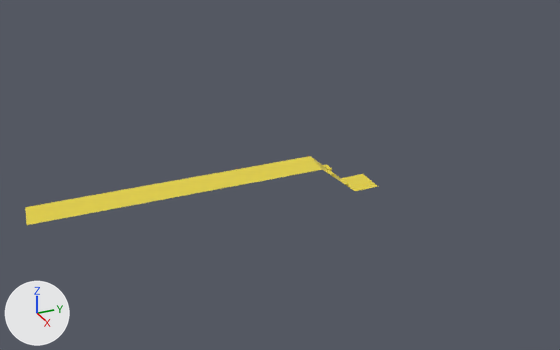
An edit to the glTF model public/assets/models/world/Level4World.glb, drawn before and after from the same camera.
The view is the same before and after, from a 50 mm camera at (685.0, -414.0, 370.0) aimed at (-14.0, -100.0, 20.0). Every picture has the same lights, and +X, +Y and +Z are marked at lower left. Where no turn or scale is listed for an object, it has been applied to the vertices. Vertices at the same position are counted once.

Names of what the first picture shows: 'Floor'.
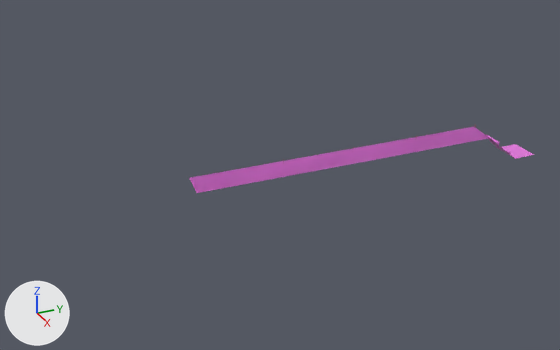
Patch to the scene script:
```diff
--- a/public/assets/models/world/Level4World.glb.py
+++ b/public/assets/models/world/Level4World.glb.py
@@ mat_verde @@
 mat_verde = principled_material('Verde')
-mat_verde.base_color = (0.801, 0.654, 0.0548)  # yellow #e7d342
+mat_verde.base_color = (0.802, 0.18, 0.748)  # pink #e776e0
@@ me_floor @@
 # used by ob_floor; location = (0.0, 0.0, 0.0)
-me_floor.from_pydata(...)  # 26 vertices, 24 faces; spans x -19.0..19.0, y -368.0..7.0, z 0.0..34.0
+me_floor.from_pydata(...)  # 30 vertices, 34 faces; spans x -19.0..19.0, y -204.0..226.0, z 0.0..34.0
+# me_floor part 1: the loose piece of 6 vertices spanning x 6.0..18.0, y -38.0..-32.0, z 7.0..11.0 is moved by (0.0, 220.0, 0.0)
+# me_floor part 2: the loose piece of 6 vertices spanning x 6.0..18.0, y -55.0..-51.0, z 22.0..26.0 is moved by (0.0, 220.0, 0.0)
+# me_floor part 3: the loose piece of 8 vertices spanning x -19.0..19.0, y -368.0..7.0, z 0.0..34.0 is rebuilt with 12 vertices and now spans x -19.0..19.0, y -204.0..226.0, z 0.0..34.0
 me_floor.materials.append(mat_verde)
```

Location of each change, (x1, y1, x2, y2) in pixels of the pictures (560 x 350 px; the box of a moved part takes in the faces that stretch with it):
'Floor', recoloured, reshaped (yellow to pink): before (25, 156, 378, 225); after (189, 127, 534, 193)
part 1 of me_floor, moved or reshaped: before (340, 179, 349, 186); after (503, 148, 511, 154)
part 2 of me_floor, moved or reshaped: before (326, 170, 334, 177); after (490, 139, 499, 145)
part 3 of me_floor, rebuilt: before (25, 156, 378, 225); after (189, 127, 534, 193)
